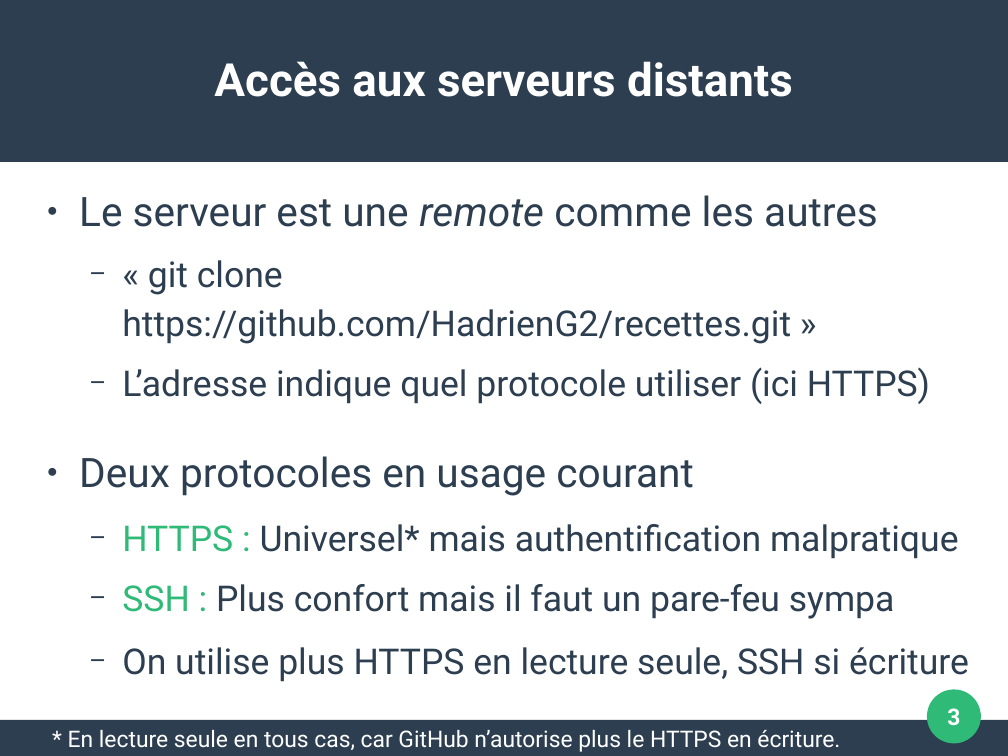
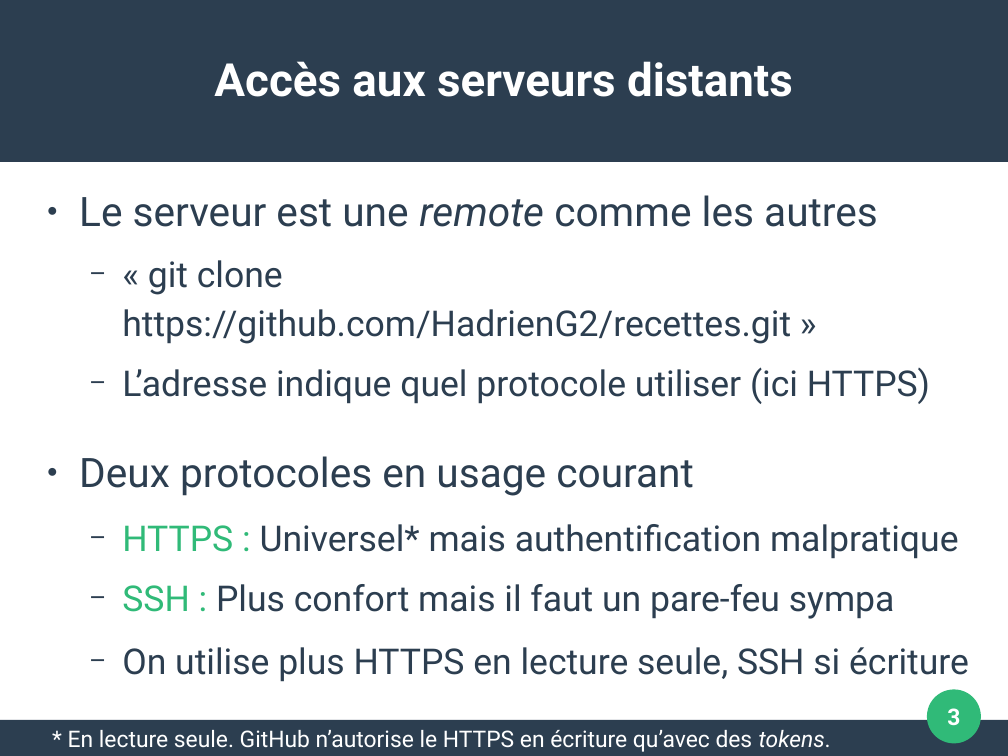
Before and after one commit to pushou/formation-git, a slide deck: slide 3 of Pres5-Reseau.odp. Drawn at 1008x756 pixels with LibreOffice and Linux fonts; fonts in the diff are those of the drawing. Boxes give left, top, right and bottom in pixels: in the first picture for what was removed or moved away, otherwise in the second. Text is boxed around its words. In the diff, an @@ line names an element or a change of style, - is before the commit and + after.

Commit message:
Clarifier que HTTPS reste possible avec des tokens

```diff
--- a/Pres5-Reseau.odp
+++ b/Pres5-Reseau.odp
@@ text at box(68, 730, 831, 752): text changed @@
-* En lecture seule en tous cas, car GitHub n’autorise plus le HTTPS en écriture.
+* En lecture seule. GitHub n’autorise le HTTPS en écriture qu’avec des tokens.
```
Also in this commit, not shown: 12 other slides changed, 1 other file.
